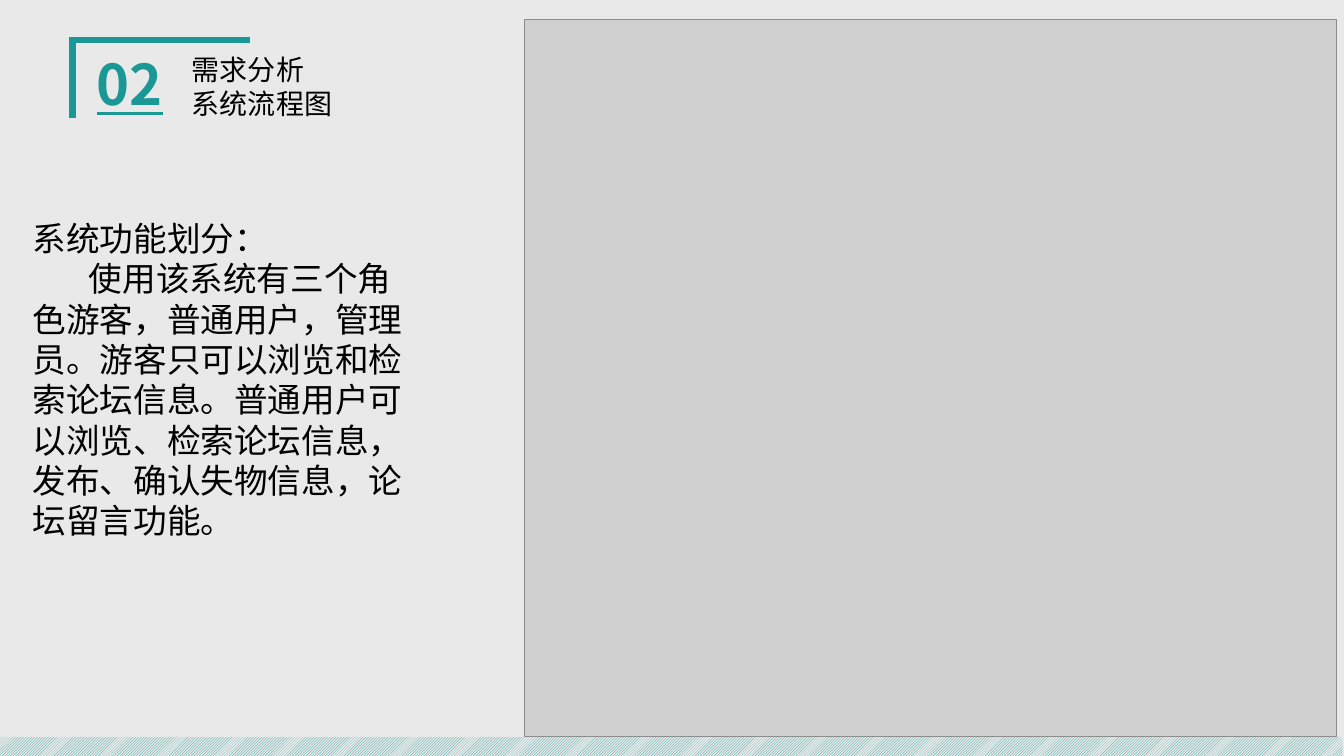
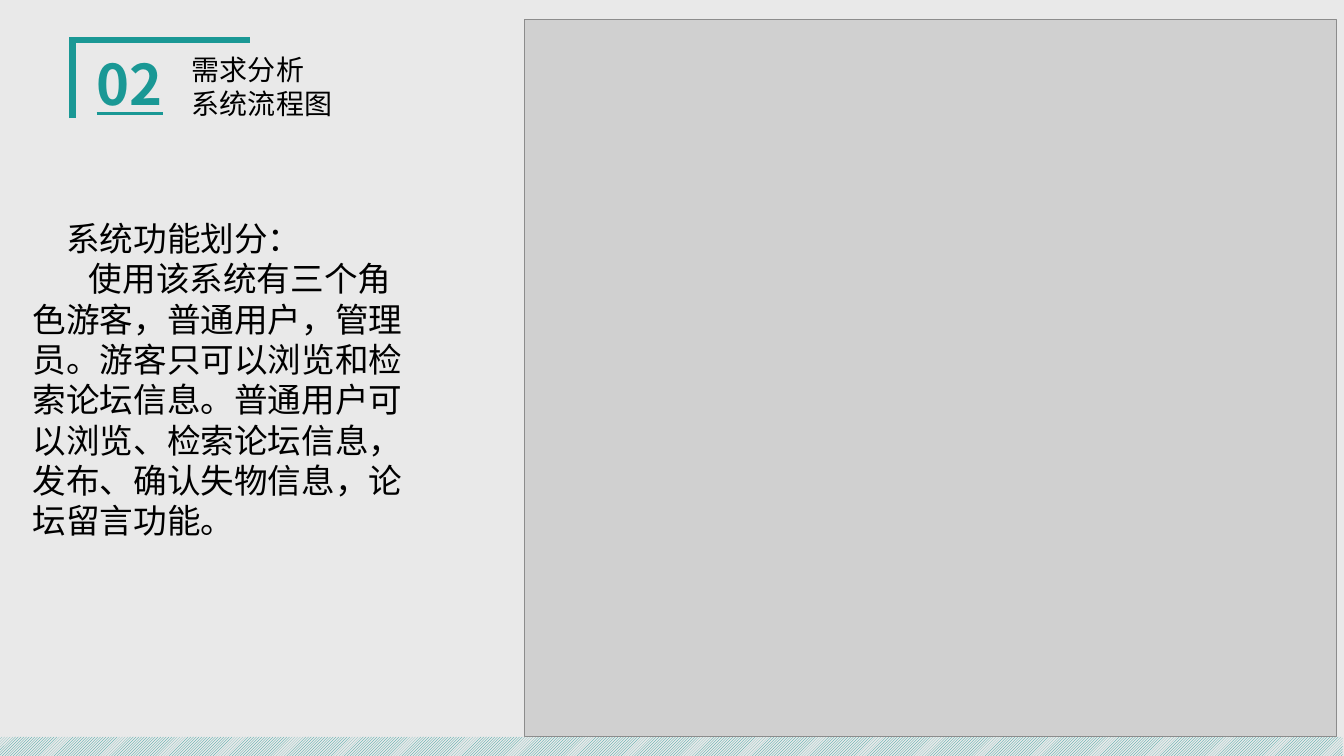
Before and after one commit to SailHe/lost_and_found, a slide deck: slide 15 of docs/失物招领答辩PPT.pptx. Drawn at 1344x756 pixels with LibreOffice and Linux fonts; fonts in the diff are those of the drawing; grey boxes stand for pictures. Boxes give left, top, right and bottom in pixels: in the first picture for what was removed or moved away, otherwise in the second. Text is boxed around its words. In the diff, an @@ line names an element or a change of style, - is before the commit and + after.

```diff
--- a/docs/失物招领答辩PPT.pptx
+++ b/docs/失物招领答辩PPT.pptx
@@ text at (x1=33, y1=222, x2=403, y2=536): text changed @@
-系统功能划分： 使用该系统有三个角色游客，普通用户，管理员。游客只可以浏览和检索论坛信息。普通用户可以浏览、检索论坛信息，发布、确认失物信息，论坛留言功能。
+系统功能划分：
+使用该系统有三个角色游客，普通用户，管理员。游客只可以浏览和检索论坛信息。普通用户可以浏览、检索论坛信息，发布、确认失物信息，论坛留言功能。
```
Also in this commit, not shown: 9 other slides changed, 4 other files.
